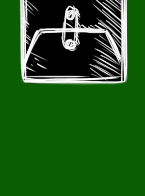
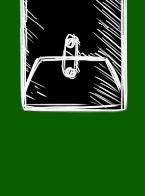
Layer changes from the first w=145, h=196 image to the second:
added layer "Layer 1" above "Layer6" over bbox(19, 1, 128, 54)
painted on "Layer6" over bbox(19, 1, 128, 114)
